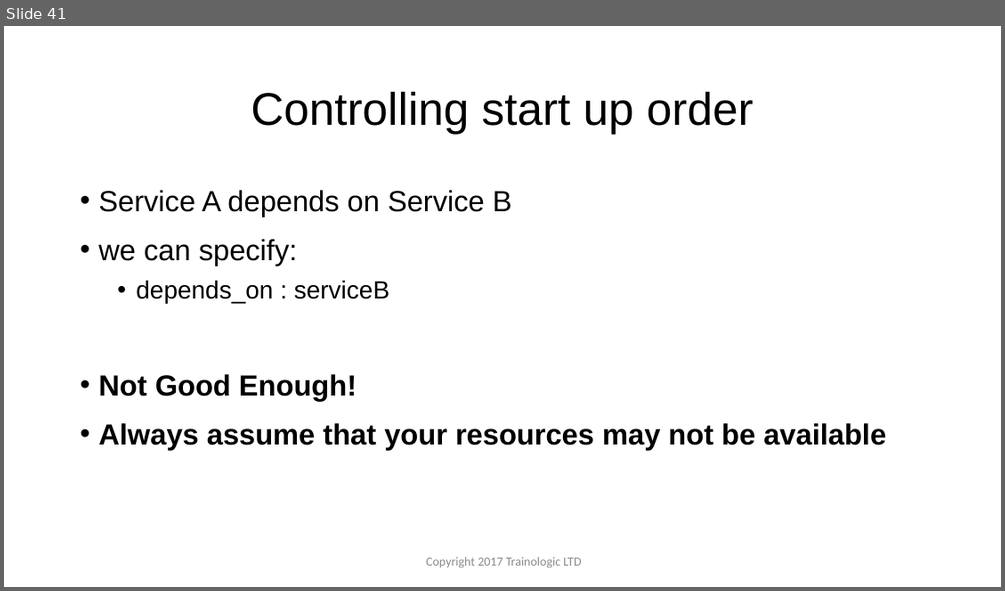
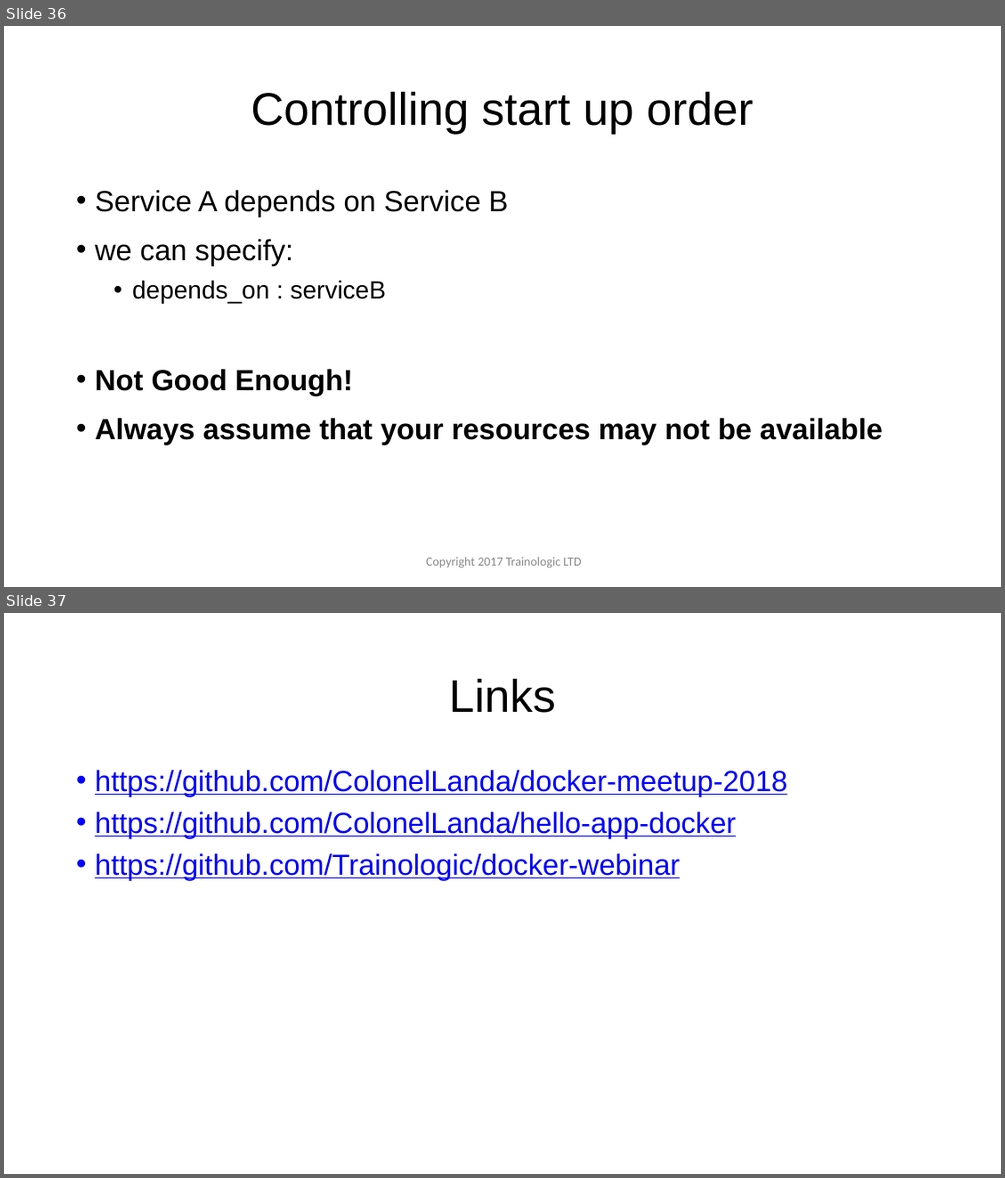
Before and after one commit to ColonelLanda/docker-meetup-2018, a slide deck: Docker - Meetup.pptx. Shown one above the other, each under a label of ours: slide 41 before the commit, slides 36 and 37 after it. The pictures are 1005x591 and 1005x1178 pixels, drawn with LibreOffice and Linux fonts; fonts in the diff are those of the drawing; background and template pictures are left out. Boxes give left, top, right and bottom in pixels: in the first picture for what was removed or moved away, otherwise in the second. Text is boxed around its words. In the diff, an @@ line names an element or a change of style, - is before the commit and + after.

Commit message:
added git links

```diff
--- a/Docker - Meetup.pptx
+++ b/Docker - Meetup.pptx
@@ slide 37 added at (4,613,1001,1174), background #FFFFFF @@
@@ title added at (449,678,556,713), 44 pt, text #000000 @@
+Links
@@ text added at (95,770,787,879), 28 pt, text #0000FF, underline @@
+• https://github.com/ColonelLanda/docker-meetup-2018
+• https://github.com/ColonelLanda/hello-app-docker
+• https://github.com/Trainologic/docker-webinar
@@ what was slide 41 is now slide 36 @@
@@ slide 36 changed as well @@
@@ text "Service A depends on Service ..." rewrapped from (98,190,886,450) to (95,190,882,444) @@
```
Also in this commit, not shown: 35 other slides changed, 1 other slide added, 5 slides removed, 1 other file.
